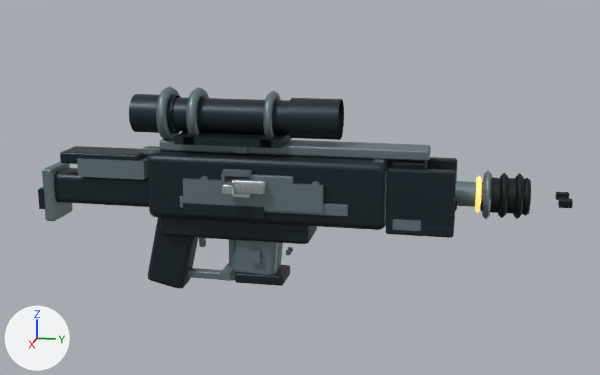
One commit to the glTF model godot/first_person/generated/weapon-8.glb: the scene before it, then after it.
One viewpoint serves both versions: a camera (50 mm lens) standing at (1.79, 0.696, 0.464) and looking at (-0.012, 0.336, 0.014). Arrows for +X, +Y and +Z are at lower left; the lights stay in place. The older version comes first. Where no turn or scale is listed for an object, it has been applied to the vertices. Vertices at exactly the same position are counted once.

Names of what the first picture shows: 'barrel-assembly-cavity', 'barrel-assembly-glow', 'barrel-assembly-light', 'body-dark', 'body-light', 'bolt-trim', 'feed-dark', 'feed-light'.
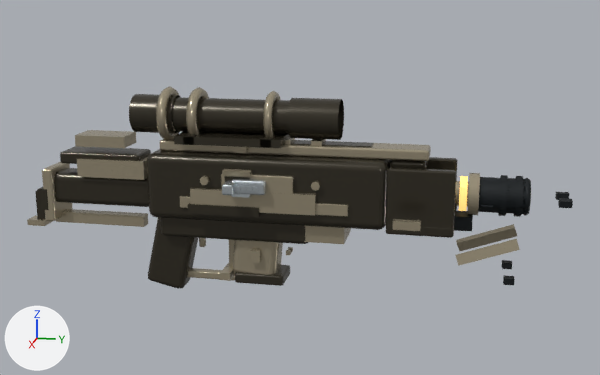
Changed parts and their boxes [x1, y1, x2, y2] in the pictures (600 x 375 px; the box of a moved part takes in the faces that stretch with it):
'body-dark', reshaped: before [38, 94, 458, 289]; after [35, 94, 458, 289]
'body-light', recoloured, reshaped: before [42, 86, 431, 281]; after [27, 86, 431, 281]
'barrel-assembly-light', recoloured, reshaped (54% taller): before [393, 171, 531, 231]; after [393, 173, 531, 266]
'barrel-assembly-cavity', reshaped (136% taller): before [455, 173, 573, 219]; after [454, 175, 573, 285]
'feed-light', recoloured: [220, 240, 293, 281] in both
'barrel-assembly-glow', reshaped (25% wider): before [475, 176, 482, 213]; after [459, 176, 468, 211]
part 1 of me_mesh_0, added: after [188, 203, 260, 217]
part 2 of me_mesh_0, added: after [38, 187, 48, 210]
part 3 of me_mesh_0, added: after [35, 190, 45, 220]
part 4 of me_mesh_0, added: after [291, 140, 374, 147]
part 5 of me_mesh_0, deleted: before [38, 187, 45, 209]
part 6 of me_mesh_0, moved or reshaped (not visible afterwards): before [183, 203, 265, 218]
part 7 of me_mesh_1, added: after [27, 215, 52, 226]
part 8 of me_mesh_1, added (beige): after [56, 209, 148, 227]
part 9 of me_mesh_1, added: after [285, 136, 295, 145]
part 10 of me_mesh_1, added: after [311, 139, 326, 146]
part 11 of me_mesh_1, moved or reshaped: before [77, 146, 384, 213]; after [75, 130, 351, 244]
part 12 of me_mesh_2, moved or reshaped (not visible afterwards): before [482, 171, 492, 219]
part 13 of me_mesh_2, added (beige): after [456, 224, 517, 251]
part 14 of me_mesh_2, added (beige): after [455, 239, 520, 266]
part 15 of me_mesh_3, added: after [454, 211, 473, 231]
part 16 of me_mesh_3, added: after [502, 260, 512, 269]
part 17 of me_mesh_3, added: after [503, 275, 515, 285]
part 18 of me_mesh_3, rebuilt: before [498, 173, 508, 218]; after [498, 175, 508, 216]
part 19 of me_mesh_3, moved or reshaped: before [490, 174, 526, 219]; after [478, 177, 530, 217]

Diff of the bpy script that builds the scene:
```diff
--- a/godot/first_person/generated/weapon-8.glb.py
+++ b/godot/first_person/generated/weapon-8.glb.py
@@ mat_source_1 @@
 mat_source_1 = principled_material('source-1')
-mat_source_1.base_color = (0.171, 0.231, 0.254)  # greyish cyan #73848a
+mat_source_1.base_color = (0.44, 0.381, 0.266)  # beige #b1a68d
 mat_source_1.metallic = 0.5
@@ me_mesh_0 @@
-me_mesh_0.from_pydata(...)  # 774 vertices, 1368 faces; spans x -0.09..0.09, y -0.28..0.684, z -0.24..0.219
+me_mesh_0.from_pydata(...)  # 798 vertices, 1404 faces; spans x -0.09..0.09, y -0.308..0.684, z -0.24..0.219
+# me_mesh_0 part 1: a new loose piece, a box spanning x 0.08..0.09, y 0.103..0.265, z -0.032..-0.012, in mat_source_0 (brown #3f3a2f)
+# me_mesh_0 part 2: a new loose piece, a box spanning x -0.049..0.049, y -0.28..-0.256, z -0.055..-0.005, in mat_source_0 (brown #3f3a2f)
+# me_mesh_0 part 3: a new loose piece, a box spanning x -0.01..0.01, y -0.308..-0.288, z -0.095..-0.021, in mat_source_0 (brown #3f3a2f)
+# me_mesh_0 part 4: a new loose piece, a box spanning x -0.022..0.022, y 0.2..0.5, z 0.097..0.121, in mat_source_0 (brown #3f3a2f)
+# me_mesh_0 part 5: the loose piece of 8 vertices spanning x -0.048..0.048, y -0.28..-0.256, z -0.054..-0.006 is deleted
+# me_mesh_0 part 6: 16 vertices moved from x -0.09..0.09, y 0.092..0.275, z -0.034..-0.01 to x -0.09..0.01, y 0.081..0.265, z -0.108..-0.012
 me_mesh_0.materials.append(mat_source_0)
@@ me_mesh_1 @@
-me_mesh_1.from_pydata(...)  # 1368 vertices, 2648 faces; spans x -0.086..0.093, y -0.268..0.625, z -0.214..0.237
+me_mesh_1.from_pydata(...)  # 1408 vertices, 2708 faces; spans x -0.086..0.093, y -0.33..0.625, z -0.214..0.237
+# me_mesh_1 part 7: a new loose piece, a box spanning x -0.019..0.019, y -0.33..-0.286, z -0.105..-0.091, in mat_source_1 (beige #b1a68d)
+# me_mesh_1 part 8: a new loose piece, a box spanning x -0.013..0.013, y -0.258..-0.034, z -0.094..-0.068, in mat_source_1 (beige #b1a68d)
+# me_mesh_1 part 9: a new loose piece, a box spanning x -0.025..0.025, y 0.298..0.322, z 0.117..0.129, in mat_source_1 (beige #b1a68d)
+# me_mesh_1 part 10: a new loose piece, a box spanning x -0.025..0.025, y 0.368..0.392, z 0.117..0.129, in mat_source_1 (beige #b1a68d)
+# me_mesh_1 part 11: 44 vertices moved from x -0.086..0.086, y -0.176..0.53, z -0.016..0.096 to x -0.086..0.086, y -0.183..0.448, z -0.094..0.124; 4 vertices removed from x -0.058..0.058, y 0.51, z 0.07..0.096; 4 vertices added at x 0.074..0.086, y 0.108, z -0.023..0.023
+# other edits to the shape of me_mesh_1 do not show in these pictures
 me_mesh_1.materials.append(mat_source_1)
@@ me_mesh_2 @@
-me_mesh_2.from_pydata(...)  # 297 vertices, 560 faces; spans x -0.158..0.158, y 0.54..0.84, z -0.03..0.07
+me_mesh_2.from_pydata(...)  # 295 vertices, 524 faces; spans x -0.158..0.158, y 0.54..0.84, z -0.128..0.067
+# me_mesh_2 part 12: 17 vertices moved from x -0.053..0.043, y 0.742..0.75, z -0.03..0.07 to x -0.045..0.045, y 0.711..0.733, z -0.018..0.067; 23 vertices removed from x -0.045..0.053, y 0.742..0.758, z -0.023..0.063; 5 vertices added at x -0.028..0.0, y 0.711..0.733, z -0.027..-0.018
+# me_mesh_2 part 13: 8 vertices added at x -0.062..-0.042, y 0.689..0.823, z -0.128..-0.058
+# me_mesh_2 part 14: 8 vertices added at x 0.042..0.062, y 0.689..0.823, z -0.128..-0.058
 me_mesh_2.materials.append(mat_source_1)
@@ me_mesh_3 @@
-me_mesh_3.from_pydata(...)  # 398 vertices, 736 faces; spans x -0.051..0.051, y 0.572..0.923, z -0.031..0.071
+me_mesh_3.from_pydata(...)  # 394 vertices, 676 faces; spans x -0.062..0.062, y 0.572..0.923, z -0.16..0.065
+# me_mesh_3 part 15: a new loose piece, a box spanning x -0.024..0.024, y 0.678..0.722, z -0.057..-0.025, in mat_source_4 (black #0d1519)
+# me_mesh_3 part 16: a new loose piece, a box spanning x -0.062..-0.042, y 0.793..0.815, z -0.16..-0.146, in mat_source_4 (black #0d1519)
+# me_mesh_3 part 17: a new loose piece, a box spanning x 0.042..0.062, y 0.793..0.815, z -0.16..-0.146, in mat_source_4 (black #0d1519)
+# me_mesh_3 part 18: the loose piece of 32 vertices spanning x -0.051..0.051, y 0.776..0.792, z -0.031..0.071 is rebuilt with 18 vertices and now spans x -0.045..0.045, y 0.777..0.791, z -0.025..0.065
+# me_mesh_3 part 19: 35 vertices moved from x -0.051..0.037, y 0.753..0.835, z -0.031..0.071 to x -0.045..0.045, y 0.732..0.836, z -0.019..0.065; 19 vertices removed from x -0.043..0.051, y 0.808..0.824, z -0.023..0.063; 5 vertices added at x -0.032..0.0, y 0.809..0.823, z -0.025..-0.012
 me_mesh_3.materials.append(mat_source_4)
@@ me_mesh_4 @@
-me_mesh_4.from_pydata(...)  # 40 vertices, 80 faces; spans x -0.041..0.041, y 0.726..0.738, z -0.019..0.059
+me_mesh_4.from_pydata(...)  # 22 vertices, 20 faces; spans x -0.0371..0.0371, y 0.692..0.708, z -0.019..0.059
+# me_mesh_4 part 20: the whole mesh is rebuilt
 me_mesh_4.materials.append(mat_source_2)
```
